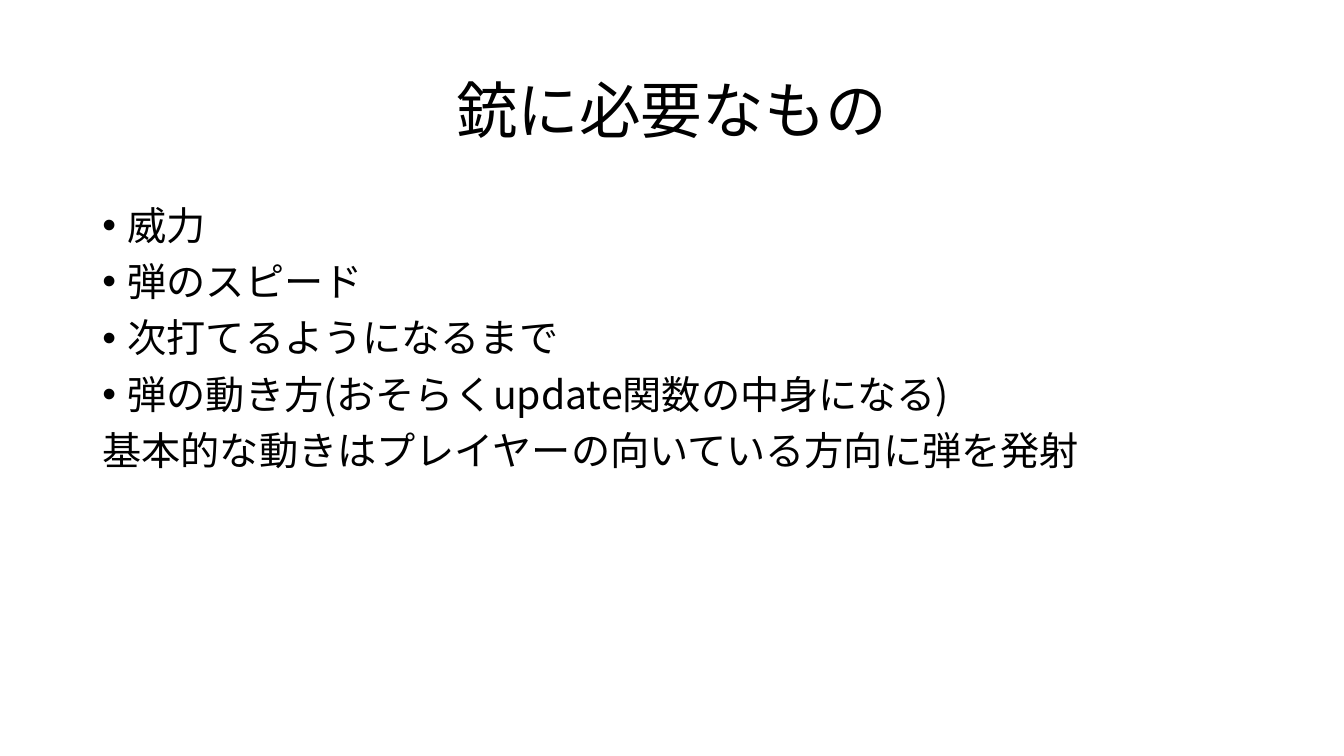
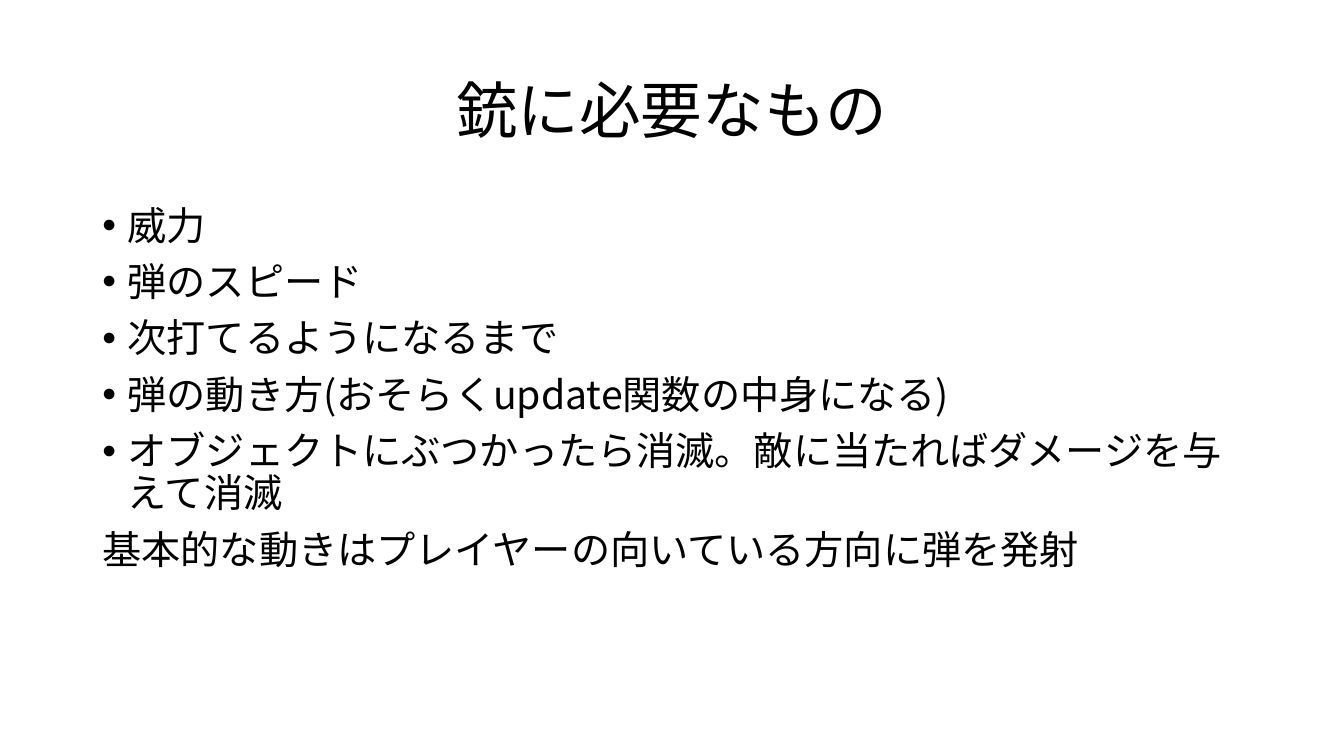
Before and after one commit to teramoti/YakinikuTabetai, a slide deck: slide 18 of 企画書もどき.pptx. Drawn at 1344x756 pixels with LibreOffice and Linux fonts; fonts in the diff are those of the drawing. Boxes give left, top, right and bottom in pixels: in the first picture for what was removed or moved away, otherwise in the second. Text is boxed around its words. In the diff, an @@ line names an element or a change of style, - is before the commit and + after.

```diff
--- a/企画書もどき.pptx
+++ b/企画書もどき.pptx
@@ text at <box>128,431,1222,510</box>: paragraph added @@
+• オブジェクトにぶつかったら消滅。敵に当たればダメージを与えて消滅
```
Also in this commit, not shown: 1 other slide changed, 12 other files.
